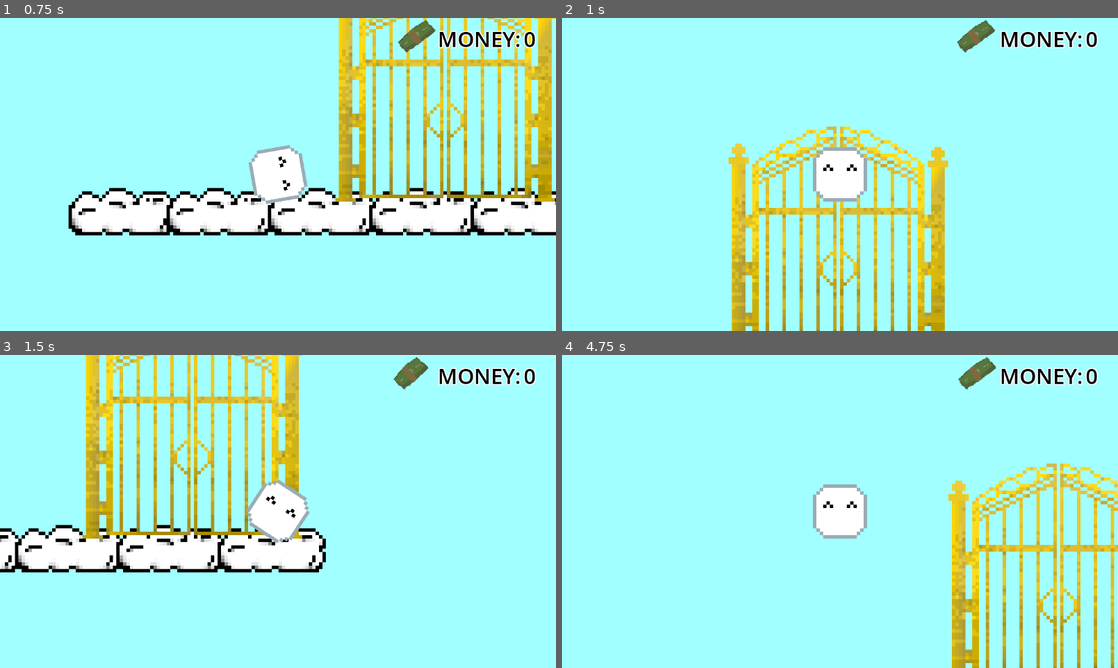
Above: before the commit, frames 1-4 (two rows, left to right).
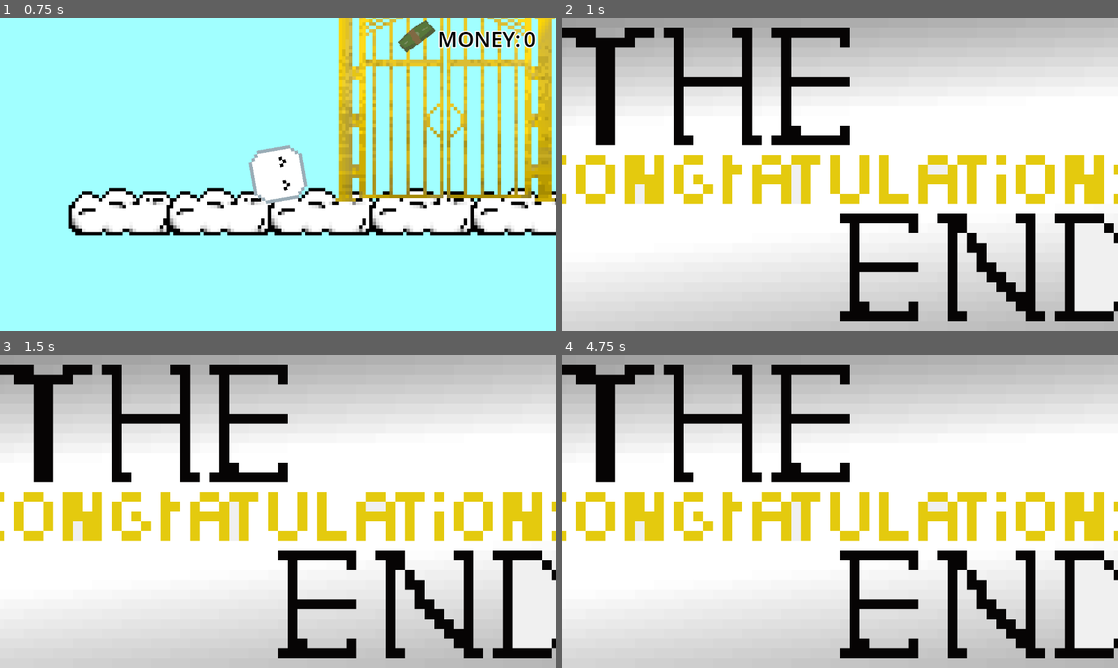
Above: after the commit, the same moments.

Repository: leolevd/Haven-Lisbon-2026
Game: Godot game, scene res://heaven.tscn
Same seed, same stepped clock (60 frames per second), same inputs: the game is played once before the commit and once after it. This scene is started directly instead of the project's main scene.
Inputs (mouse positions are in pixels of both pictures, inside the frame that each line leads up to):
- Up to frame 1 (0.75 s): move the mouse to (400, 158) at 0.52 s; hold D (right) from 0.53 s (still down); hold Shift (showstats) from 0.53 s (still down)
- Up to frame 2 (1 s): keep holding D (right); keep holding Shift (showstats); tap W (jump) at 0.77 s
- Up to frame 3 (1.5 s): keep holding D (right); move the mouse to (166, 527) at 1.27 s; release Shift (showstats) at 1.28 s; tap Shift (showstats) at 1.35 s
- Up to frame 4 (4.75 s): tap W (jump) at 1.52, 3.02, 3.77, 4.52 s; move the mouse to (895, 442) at 2.02 s; release D (right) at 2.03 s; hold A (left) 2.03-2.78 s; hold Shift (showstats) 2.03-2.78 s; move the mouse to (812, 574) at 2.77 s; hold D (right) 2.78-4.28 s; tap Shift (showstats) at 2.85, 4.35 s; move the mouse to (1006, 558) at 3.52 s; hold Shift (showstats) 3.53-4.28 s; move the mouse to (673, 464) at 4.27 s; hold A (left) from 4.28 s (still down)

Frame 1 is identical in both runs. In frame 2, 99% of the frame differs, in the area x 0-100%, y 0-100%; in frame 3, 95%; in frame 4, 99%.

Commit message:
meow

Diff:
--- /dev/null
+++ b/final_screen.gd
@@ -0,0 +1 @@
+extends Control
--- /dev/null
+++ b/final_screen.tscn
@@ -0,0 +1,26 @@
+[gd_scene format=3 uid="uid://dul0midlh8avd"]
+
+[ext_resource type="Script" uid="uid://dda37g3tf4mpy" path="res://texture_rect.gd" id="1_lbqom"]
+
+[node name="Final_Screen" type="Control" unique_id=391950176]
+layout_mode = 3
+anchors_preset = 15
+anchor_right = 1.0
+anchor_bottom = 1.0
+grow_horizontal = 2
+grow_vertical = 2
+
+[node name="TextureRect" type="TextureRect" parent="." unique_id=582824559]
+layout_mode = 1
+anchors_preset = 15
+anchor_right = 1.0
+anchor_bottom = 1.0
+grow_horizontal = 2
+grow_vertical = 2
+expand_mode = 1
+stretch_mode = 6
+script = ExtResource("1_lbqom")
+
+[node name="AudioStreamPlayer" type="AudioStreamPlayer" parent="." unique_id=1587197801]
+autoplay = true
+bus = &"Music"
--- a/heaven.gd
+++ b/heaven.gd
@@ -3,4 +3,4 @@
 
 func _on_body_entered(body: Node2D) -> void:
 	if body.name == "player":
-		get_tree().change_scene_to_file("res://heavenend.tscn")
+		get_tree().change_scene_to_file("res://final_screen.tscn")
--- a/heaven.tscn
+++ b/heaven.tscn
@@ -24,10 +24,10 @@
 [node name="heaven" type="Node2D" unique_id=2102242882]
 
 [node name="ColorRect" type="ColorRect" parent="." unique_id=1135566421]
-offset_left = -630.0
-offset_top = -483.0
-offset_right = 1466.0
-offset_bottom = 753.0
+offset_left = -628.0
+offset_top = -488.0
+offset_right = 1468.0
+offset_bottom = 748.0
 color = Color(0.6313726, 1, 1, 1)
 
 [node name="Layer0" type="TileMapLayer" parent="." unique_id=849584408]
--- a/mais_screen.tscn
+++ b/mais_screen.tscn
@@ -225,6 +225,26 @@
 script = ExtResource("5_jcgpk")
 audio_bus_name = "Music"
 
+[node name="musict" type="Label" parent="Options" unique_id=1147687820]
+layout_mode = 0
+offset_left = 157.0
+offset_top = 39.0
+offset_right = 223.0
+offset_bottom = 74.0
+theme_override_fonts/font = ExtResource("3_l4lfk")
+theme_override_font_sizes/font_size = 21
+text = "Music"
+
+[node name="sfxt" type="Label" parent="Options" unique_id=2052206907]
+layout_mode = 0
+offset_left = 169.0
+offset_top = 131.0
+offset_right = 235.0
+offset_bottom = 166.0
+theme_override_fonts/font = ExtResource("3_l4lfk")
+theme_override_font_sizes/font_size = 21
+text = "SFX"
+
 [node name="AudioStreamPlayer" type="AudioStreamPlayer" parent="." unique_id=691615075]
 stream = ExtResource("5_ionwk")
 
--- /dev/null
+++ b/texture_rect.gd
@@ -0,0 +1,26 @@
+extends TextureRect
+
+@export var imgs: Array[Texture2D] = [preload("res://final_scene/the_end.png")]
+@export var interv: float = 10.0
+@export var duration: float = 2.5
+
+var atual := 1
+
+func _ready():
+	if imgs.is_empty():
+		return
+	texture = imgs[0]
+
+	var timer := Timer.new()
+	timer.wait_time = interv
+	timer.autostart = true
+	timer.timeout.connect(_proxima_imagem)
+	add_child(timer)
+
+func _proxima_imagem():
+	atual = (atual + 1) % imgs.size()  # volta para a primeira no fim
+
+	var tween := create_tween()
+	tween.tween_property(self, "modulate:a", 0.0, duration)  # some
+	tween.tween_callback(func(): texture = imgs[atual])       # troca a imagem
+	tween.tween_property(self, "modulate:a", 1.0, duration)  # aparece
Not shown, added: dramatic_music.mp3.import
Binary file added: final_scene/the_end.png
Not shown, added: final_scene/the_end.png.import
Not shown, added: final_screen.gd.uid
Not shown, added: texture_rect.gd.uid
Not shown, added: dramatic_music.mp3
